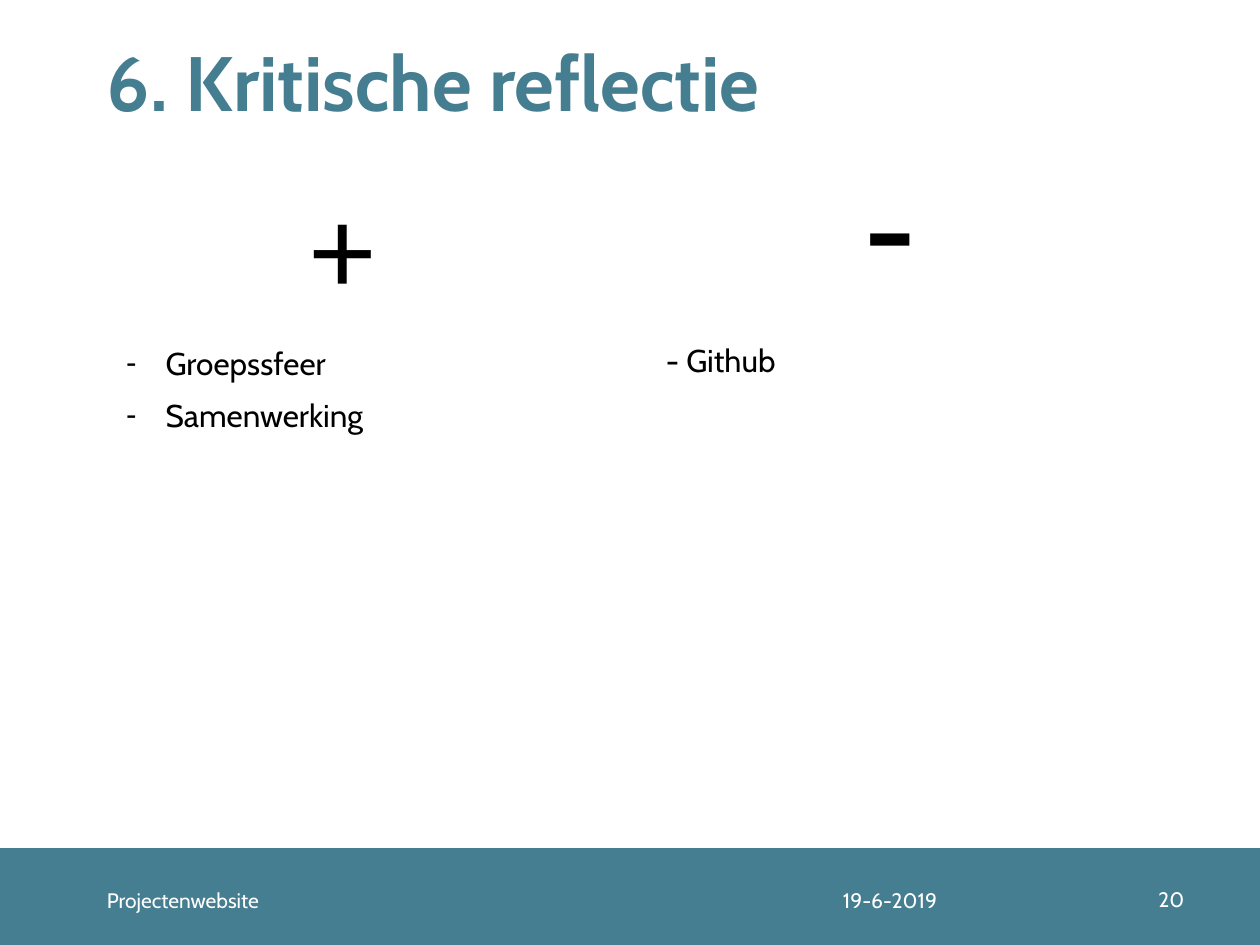
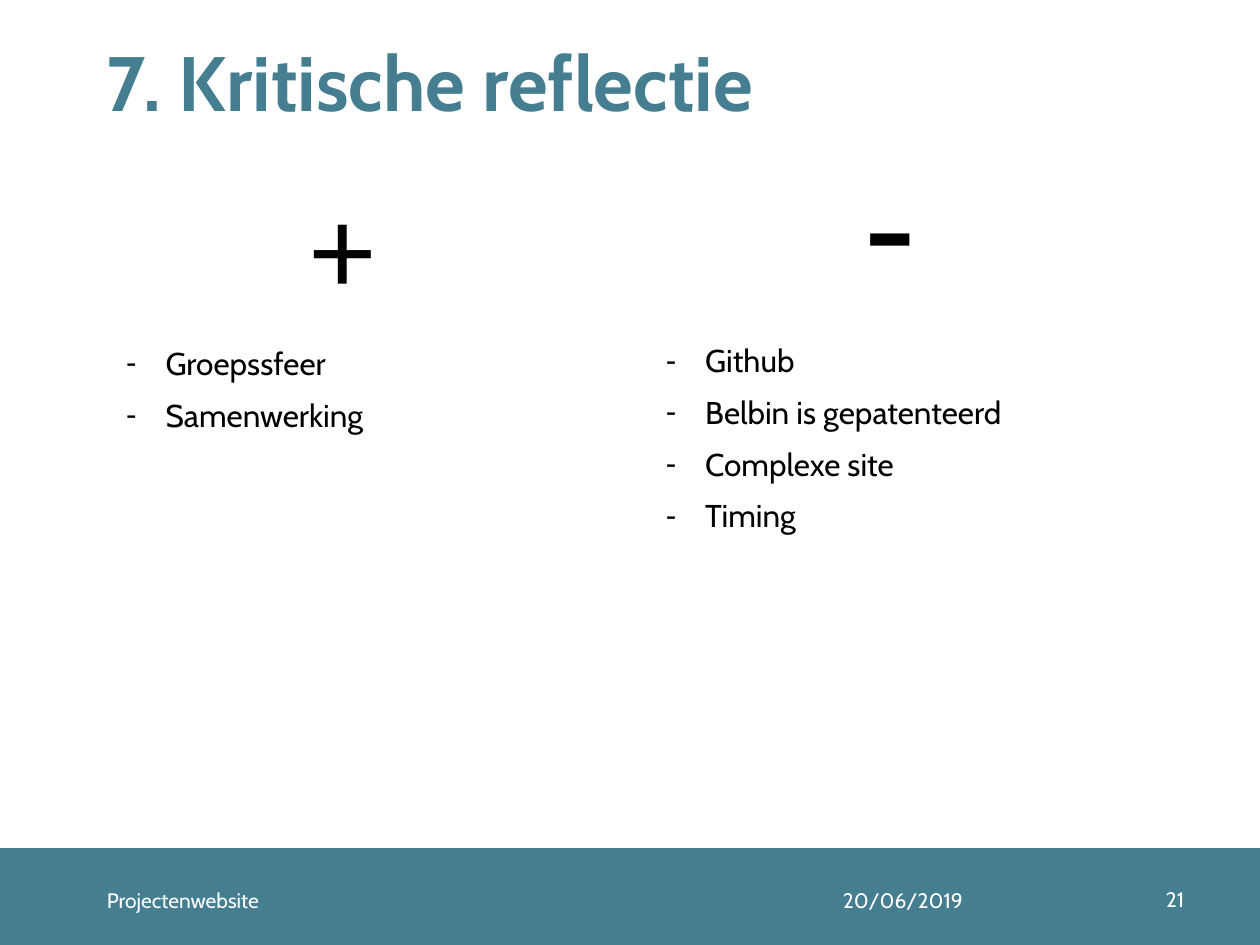
Before and after one commit to arijnborzo/1819PROJProjectensite, a slide deck: slide 21 of Presentatie/Projecten 1.pptx (slide 20 before the commit). Drawn at 1260x945 pixels with LibreOffice and Linux fonts; fonts in the diff are those of the drawing. Boxes give left, top, right and bottom in pixels: in the first picture for what was removed or moved away, otherwise in the second. Text is boxed around its words. In the diff, an @@ line names an element or a change of style, - is before the commit and + after.

```diff
--- a/Presentatie/Projecten 1.pptx
+++ b/Presentatie/Projecten 1.pptx
@@ title at (107, 53, 753, 112): text changed @@
-6. Kritische reflectie
+7. Kritische reflectie
@@ text at (705, 348, 1001, 535): text changed @@
-- Github
+– Github
+– Belbin is gepatenteerd
+– Complexe site
+– Timing
@@ text at (843, 893, 963, 910): text changed @@
-19-6-2019
+20/06/2019
@@ page number at (1166, 892, 1184, 907): text changed @@
-20
+21
```
Also in this commit, not shown: 19 other slides changed, 1 slide added.
